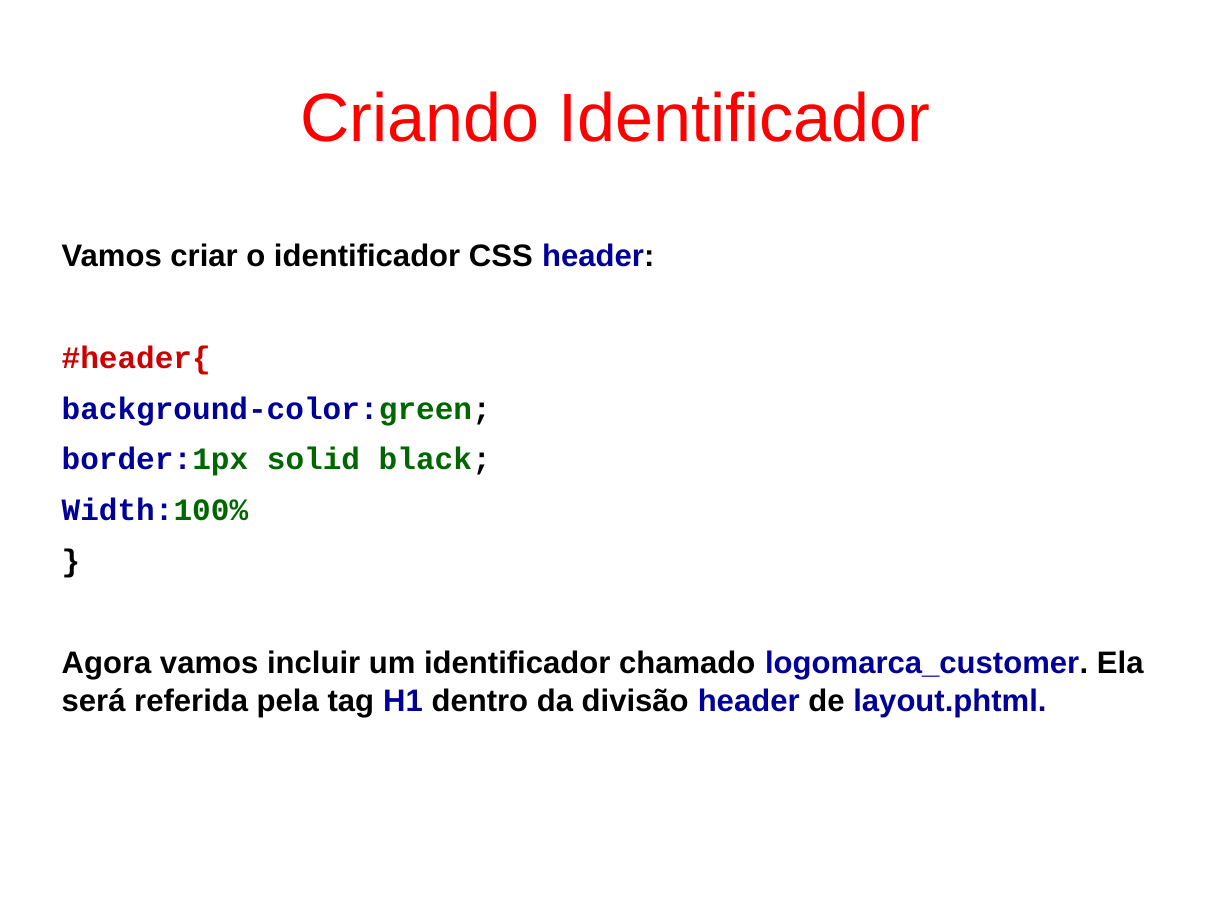
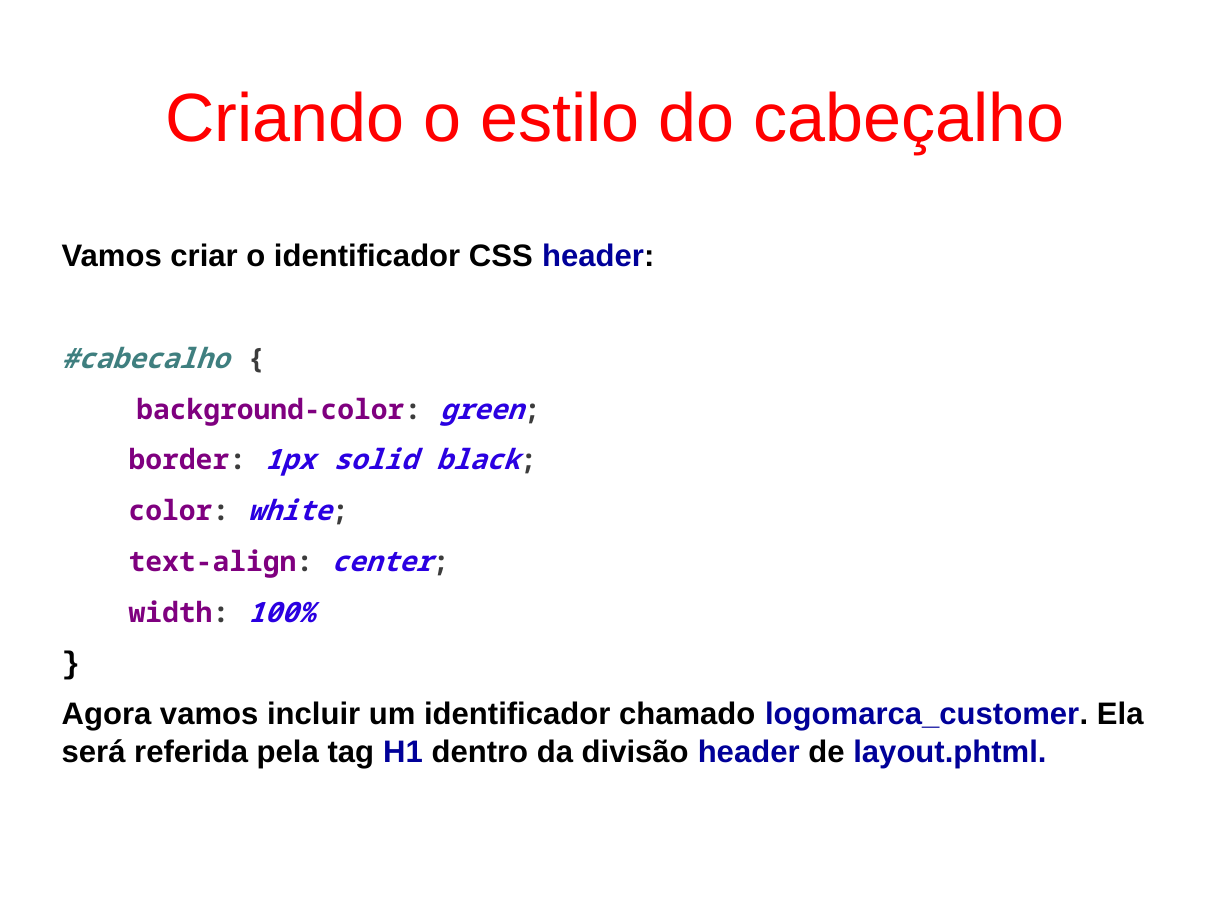
Before and after one commit to fgsl/lojasacme, a slide deck: slide 51 of docs/tutorial.odp. Drawn at 1232x924 pixels with LibreOffice and Linux fonts; fonts in the diff are those of the drawing. Boxes give left, top, right and bottom in pixels: in the first picture for what was removed or moved away, otherwise in the second. Text is boxed around its words. In the diff, an @@ line names an element or a change of style, - is before the commit and + after.

Commit message:
Corrige a parte de estilos da documentação #9

```diff
--- a/docs/tutorial.odp
+++ b/docs/tutorial.odp
@@ title at (x1=166, y1=91, x2=1065, y2=153): text changed @@
-Criando Identificador
+Criando o estilo do cabeçalho
@@ text at (x1=62, y1=346, x2=524, y2=623): text changed; size 20 to 18 pt; font Courier New to Noto Sans Mono; text colour #000099 to #7F007F @@
-#header{
-background-color:green;
-border:1px solid black;
-Width:100%
+#cabecalho {
+background-color: green;
+border: 1px solid black;
+color: white;
+text-align: center;
+width: 100%
```
Also in this commit, not shown: 9 other slides changed, 3 slides added, 2 slides removed, 4 other files.
